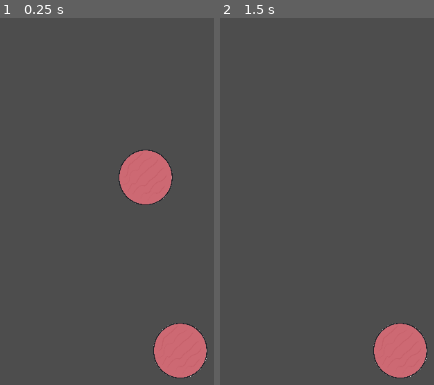
Above: before the commit, frames 1-2 (left to right).
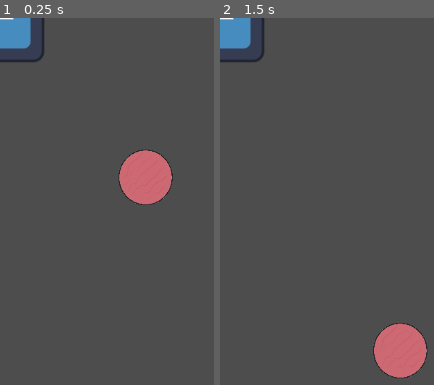
Above: after the commit, the same moments.

Repository: Logan-Flash/Chefs-Up
Game: Godot game, scene res://main.tscn
Same seed, same stepped clock (60 frames per second), same inputs: the game is played once before the commit and once after it. The engine's default icon, where the game draws it, is replaced by a stand-in: a white triangle on a blue panel in a dark square.
Inputs (mouse positions are in pixels of both pictures, inside the frame that each line leads up to):
- Up to frame 1 (0.25 s): no input
- Up to frame 2 (1.5 s): tap Enter at 0.5 s; move the mouse to (365, 175) at 0.52 s; press the mouse at (365, 175) at 0.53 s; tap Space at 1.25 s; move the mouse to (399, 351) at 1.27 s; release the mouse at (399, 351) at 1.28 s; click (399, 351) at 1.35 s

The runs differ from the first frame. In frame 1, 4.5% of the frame differs, in the area x 0-97%, y 0-99%; in frame 2, 1.5%.

Commit message:
I dont remember

Diff:
--- /dev/null
+++ b/hamburger_container.gd
@@ -0,0 +1,22 @@
+extends Node2D
+
+var mouse_over: bool
+# Called when the node enters the scene tree for the first time.
+func _ready() -> void:
+	pass # Replace with function body.
+
+
+# Called every frame. 'delta' is the elapsed time since the previous frame.
+func _process(delta: float) -> void:
+	if mouse_over and Input.is_action_pressed("left_click"):
+		print("hi")
+		$CollisionShape2D.set_deferred("disabled", true)
+
+
+# Don't forget to set to true, maybe use timer
+func _on_area_2d_mouse_entered() -> void:
+	mouse_over = true
+
+
+func _on_area_2d_mouse_exited() -> void:
+	mouse_over = false
--- /dev/null
+++ b/hamburger_container.tscn
@@ -0,0 +1,21 @@
+[gd_scene load_steps=4 format=3 uid="uid://cc8c64hh7blmy"]
+
+[ext_resource type="Script" path="res://hamburger_container.gd" id="1_wgcgx"]
+[ext_resource type="Texture2D" uid="uid://bny23rk4di34u" path="res://icon.svg" id="2_fdg8x"]
+
+[sub_resource type="CircleShape2D" id="CircleShape2D_ju2h4"]
+radius = 65.307
+
+[node name="hamburger_container" type="Node2D"]
+script = ExtResource("1_wgcgx")
+
+[node name="Sprite2D" type="Sprite2D" parent="."]
+texture = ExtResource("2_fdg8x")
+
+[node name="Area2D" type="Area2D" parent="."]
+
+[node name="CollisionShape2D" type="CollisionShape2D" parent="Area2D"]
+shape = SubResource("CircleShape2D_ju2h4")
+
+[connection signal="mouse_entered" from="Area2D" to="." method="_on_area_2d_mouse_entered"]
+[connection signal="mouse_exited" from="Area2D" to="." method="_on_area_2d_mouse_exited"]
--- a/main.gd
+++ b/main.gd
@@ -3,13 +3,14 @@
 
 # Called when the node enters the scene tree for the first time.
 func _ready() -> void:
-	for i in range(15):
-		var hamburger = hamburger_scene.instantiate()
-		hamburger.position = Vector2(50, 250)
-		add_child(hamburger)
-
+	pass
 
 
 # Called every frame. 'delta' is the elapsed time since the previous frame.
 func _process(delta: float) -> void:
 	pass
+
+
+func _on_hamburger_container_spawn_thing() -> void:
+	var hamburger = hamburger_scene.instantiate()
+	add_child(hamburger)
--- a/main.tscn
+++ b/main.tscn
@@ -1,10 +1,13 @@
-[gd_scene load_steps=3 format=3 uid="uid://bl5hoqxd47qmw"]
+[gd_scene load_steps=4 format=3 uid="uid://bl5hoqxd47qmw"]
 
 [ext_resource type="Script" path="res://main.gd" id="1_ixsm1"]
 [ext_resource type="PackedScene" uid="uid://bynkvkkw2qygf" path="res://hamburger.tscn" id="2_ad81d"]
+[ext_resource type="PackedScene" uid="uid://cc8c64hh7blmy" path="res://hamburger_container.tscn" id="3_1nwda"]
 
 [node name="Main" type="Node"]
 script = ExtResource("1_ixsm1")
 hamburger_scene = ExtResource("2_ad81d")
 
 [node name="Hamburger" parent="." instance=ExtResource("2_ad81d")]
+
+[node name="hamburger_container" parent="." instance=ExtResource("3_1nwda")]
